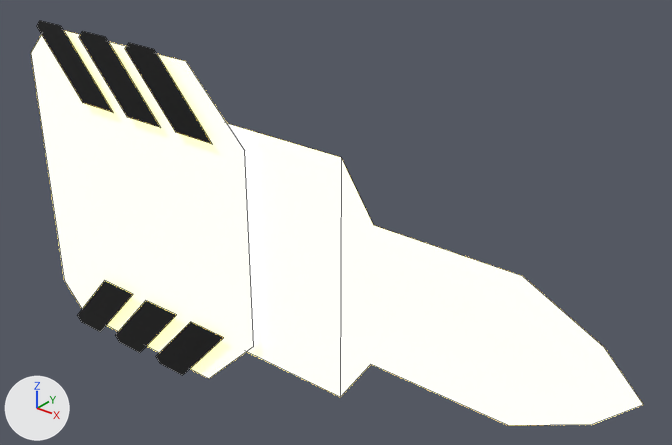
A saved change to the Blender file blender/Ammos.blend.
One viewpoint serves both versions: a 50 mm lens placed at (14.9, -16.3, 11.8), pointed at (0.9, 1.2, 1.0). The axes (+X, +Y, +Z) are drawn at lower left. The lights are the same throughout. Mesh edges are drawn as thin lines.

The first picture shows 'LongRangeVisual.001', 'LongRangeVisual.002', 'LongRangeVisual.003'.
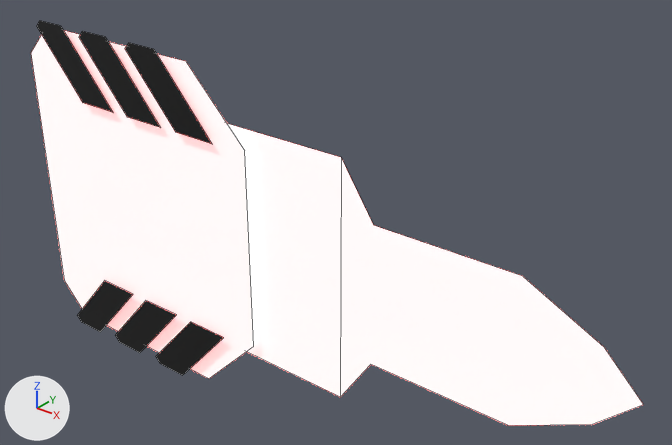
Edits to the scene script, one JSON object a line:
```json
{"op": "set", "path": "mat_ammoorange1.emission_color", "old": "(1.0, 0.687, 0.133)", "new": "(1.0, 0.133, 0.133)", "note": "yellow #ffd866 -> red #ff6666"}
```

Boxes (x1, y1, x2, y2) around the edits, measured in the pictures (672 x 445 px):
```json
{"object": "LongRangeVisual.003", "change": "recoloured", "before": [228, 124, 643, 425], "after": [228, 124, 643, 425]}
{"object": "LongRangeVisual.001", "change": "recoloured", "before": [31, 30, 254, 379], "after": [31, 30, 254, 379]}
```
